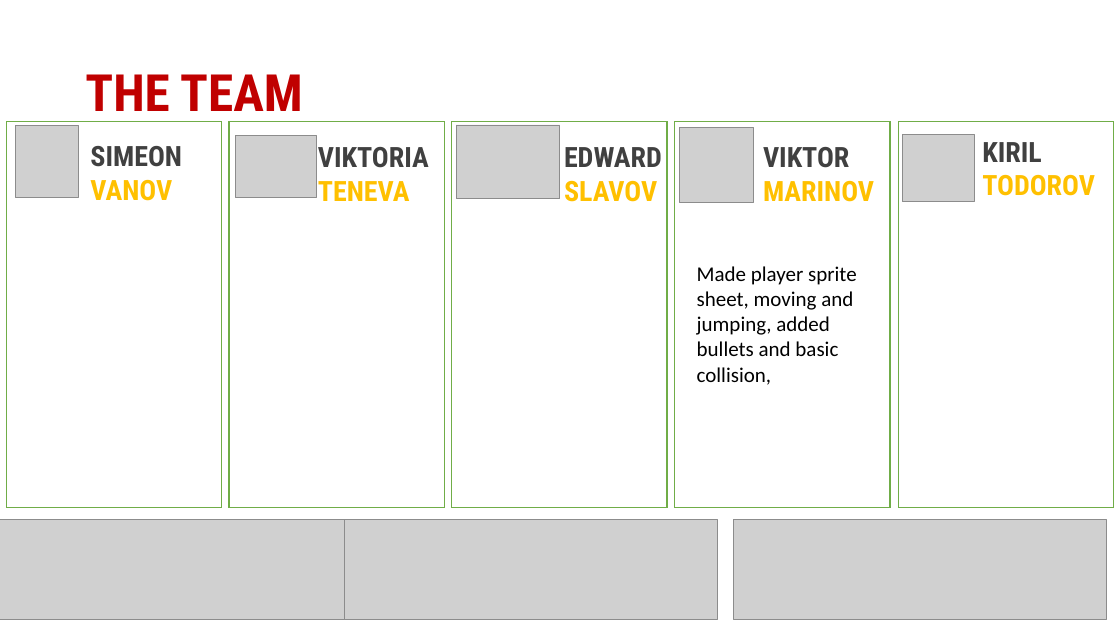
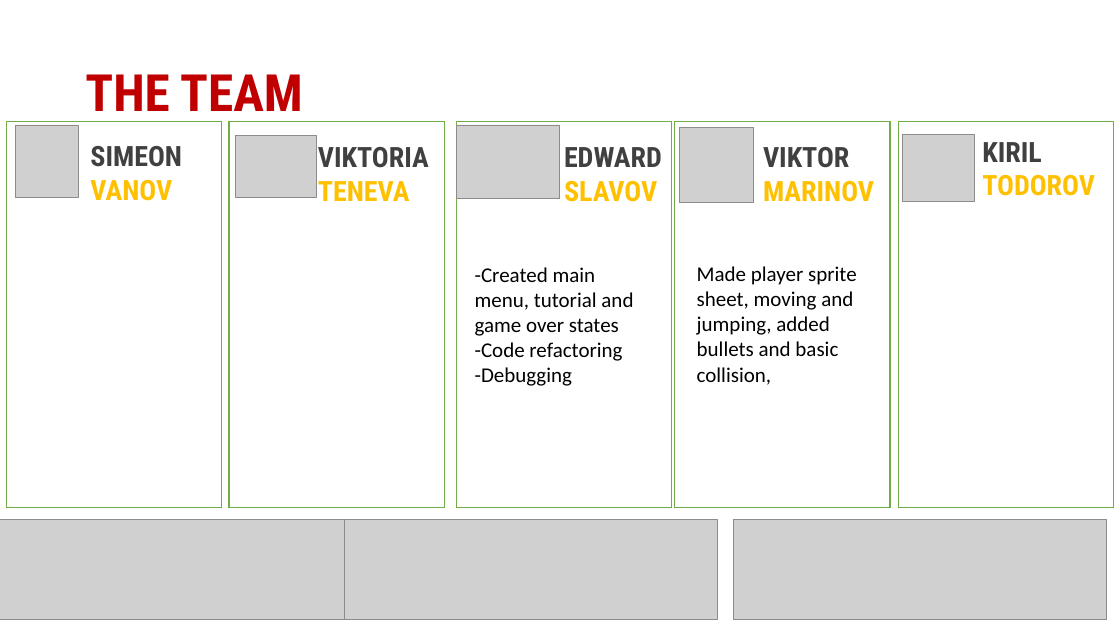
Before and after one commit to Team-New-Orleans/Team-Project, a slide deck: slide 3 of Presentation/The Undertaker.pptx. Drawn at 1120x630 pixels with LibreOffice and Linux fonts; fonts in the diff are those of the drawing; grey boxes stand for pictures. Boxes give left, top, right and bottom in pixels: in the first picture for what was removed or moved away, otherwise in the second. Text is boxed around its words. In the diff, an @@ line names an element or a change of style, - is before the commit and + after.

Commit message:
ppt edit

```diff
--- a/Presentation/The Undertaker.pptx
+++ b/Presentation/The Undertaker.pptx
@@ rectangle moved from (x1=452, y1=122, x2=667, y2=508) to (x1=456, y1=121, x2=671, y2=507) @@
@@ text added at (x1=475, y1=267, x2=633, y2=386), 18 pt, text #000000 @@
+-Created main menu, tutorial and game over states
+-Code refactoring
+-Debugging
```
Also in this commit, not shown: 2 other slides changed.
